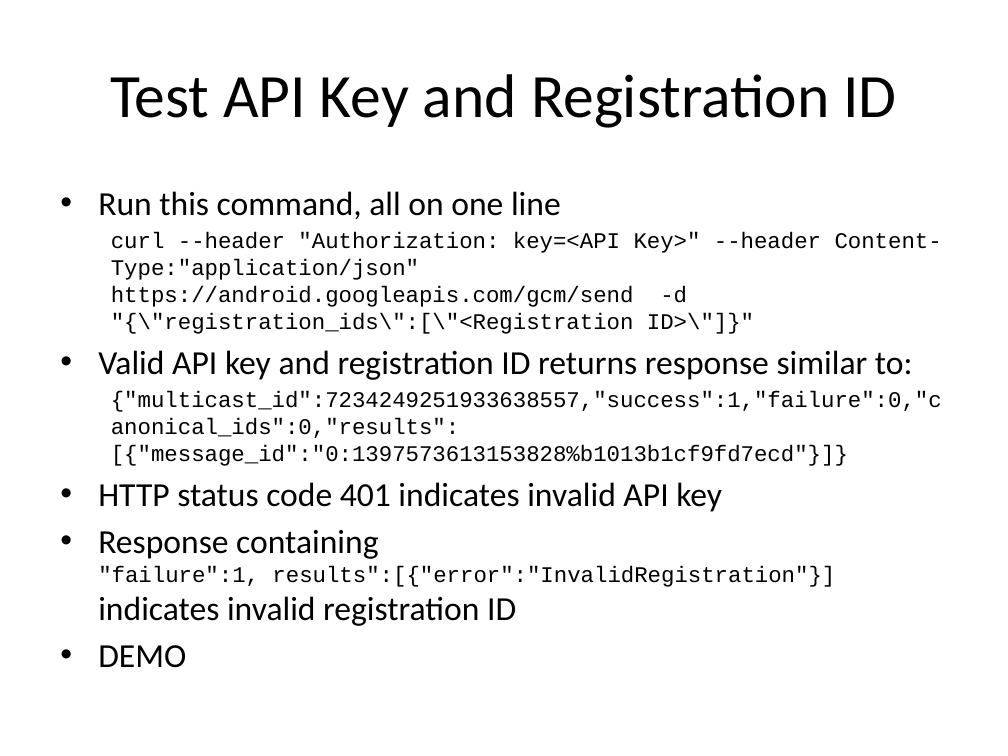
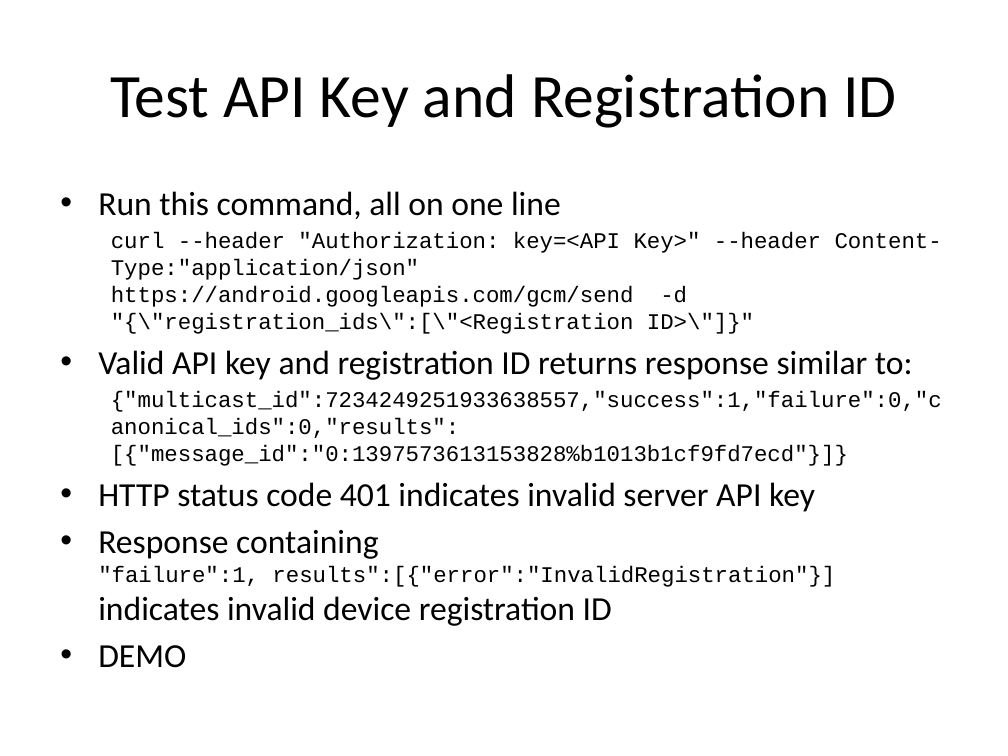
Before and after one commit to LeadingEDJE/MobilePushNotification, a slide deck: slide 14 of Implementing Push Notification in Android.pptx. Drawn at 1008x756 pixels with LibreOffice and Linux fonts; fonts in the diff are those of the drawing; background and template pictures are left out. Boxes give left, top, right and bottom in pixels: in the first picture for what was removed or moved away, otherwise in the second. Text is boxed around its words. In the diff, an @@ line names an element or a change of style, - is before the commit and + after.

Commit message:
Increased size of notification text fields in MainActivity, changed API levels in manifest to 17 and 19, updated presentation for Columbus Code Camp.

```diff
--- a/Implementing Push Notification in Android.pptx
+++ b/Implementing Push Notification in Android.pptx
@@ text at (98, 482, 835, 626): text changed @@
-• HTTP status code 401 indicates invalid API key
-• Response containing
-  "failure":1, results":[{"error":"InvalidRegistration"}]
-  indicates invalid registration ID
+• HTTP status code 401 indicates invalid server API key
+• Response containing
+  "failure":1, results":[{"error":"InvalidRegistration"}]
+  indicates invalid device registration ID
```
Also in this commit, not shown: 5 other slides changed, 2 other files.
